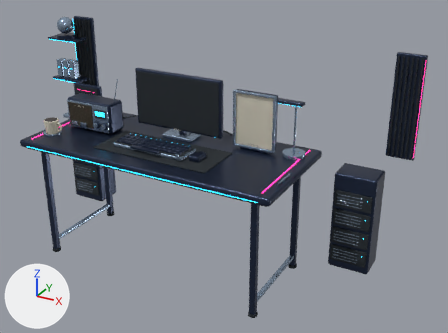
Two versions of the glTF model public/desk/models/variants/desk-neon.glb, one commit apart.
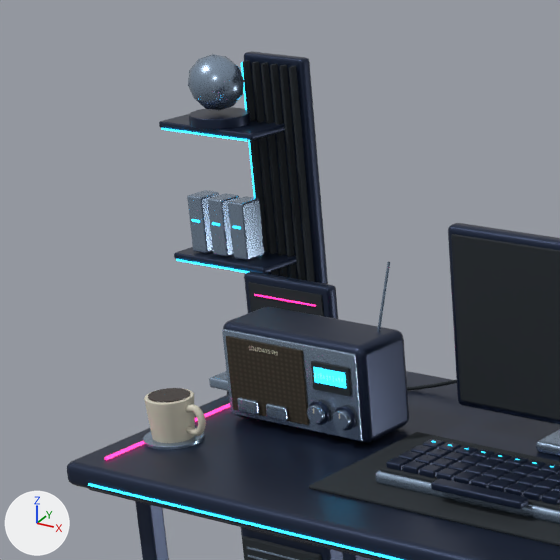
Each version appears first whole from a camera (50 mm lens) standing at (12.47, -14.93, 10.37) and looking at (1.31, 5.35, 0.23), and next in a close-up on the part from 0% to 38% of the width and 0% to 51% of the height. Arrows for +X, +Y and +Z are at lower left; the lights stay in place. The first two pictures are the older version. Where no turn or scale is listed for an object, it has been applied to the vertices. Vertices at exactly the same position are counted once.

The first close-up shows 'Accessories__finish', 'Computer__finish', 'Desk__finish', 'NeonKey__finish', 'Radio__finish', 'Scenery__finish'.
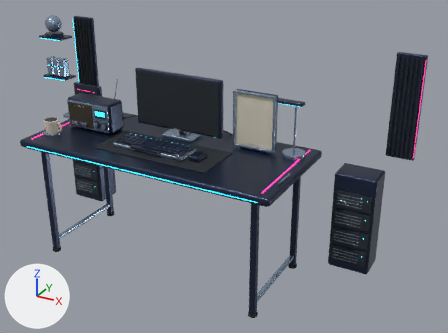
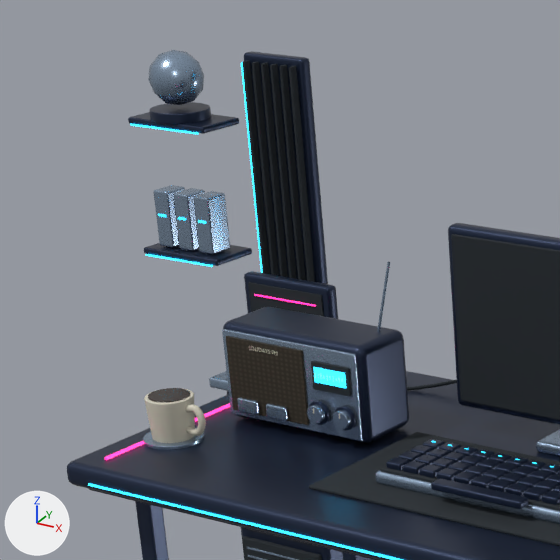
Commit message: fix(desk): separate left furnishings from curtains and desk legs

Patch to the scene script:
```diff
--- a/public/desk/models/variants/desk-neon.glb.py
+++ b/public/desk/models/variants/desk-neon.glb.py
@@ me_cube_165 @@
 # used by ob_scenery__finish; location = (-8.13, 7.8, 3.0)
-me_cube_165.from_pydata(...)  # 7058 vertices, 13760 faces; spans x -1.1..16.4, y -2.1..0.2, z -6.4..2.1
+me_cube_165.from_pydata(...)  # 7058 vertices, 13760 faces; spans x -1.7..16.4, y -2.1..0.2, z -6.4..2.1
+# me_cube_165 part 1: the loose piece of 56 vertices spanning x -0.9..-0.6, y -0.6..-0.2, z -0.8..0.0 is moved by (-0.7, 0.0, 0.0)
+# me_cube_165 part 2: the loose piece of 56 vertices spanning x -0.5..-0.2, y -0.6..-0.2, z -0.8..0.0 is moved by (-0.7, 0.0, 0.0)
+# me_cube_165 part 3: the loose piece of 56 vertices spanning x -0.1..0.2, y -0.6..-0.2, z -0.8..0.0 is moved by (-0.7, 0.0, 0.0)
+# me_cube_165 part 4: the loose piece of 42 vertices spanning x -0.7..0.1, y -0.8..0.0, z 1.3..2.1 is moved by (-0.7, 0.0, 0.0)
+# me_cube_165 part 5: the loose piece of 56 vertices spanning x -1.1..0.6, y -0.7..0.1, z -1.0..-0.9 is scaled about its middle by (0.825, 1, 1), then moved by (-0.7, 0.0, 0.0)
+# me_cube_165 part 6: the loose piece of 56 vertices spanning x -1.1..0.6, y -0.7..0.1, z 1.0..1.1 is scaled about its middle by (0.825, 1, 1), then moved by (-0.7, 0.0, 0.0)
+# me_cube_165 part 7: the loose piece of 288 vertices spanning x -0.7..0.2, y -0.8..0.1, z 1.1..1.2 is moved by (-0.8, 0.0, 0.0)
+# me_cube_165 part 8: the loose piece of 56 vertices spanning x -1.1..0.5, y -0.7, z -1.0..-0.9 is scaled about its middle by (0.812, 1, 1), then moved by (-0.8, 0.0, 0.0)
+# me_cube_165 part 9: the loose piece of 56 vertices spanning x -1.1..0.5, y -0.7, z 1.0 is scaled about its middle by (0.812, 1, 1), then moved by (-0.8, 0.0, 0.0)
+# me_cube_165 part 10: the loose piece of 56 vertices spanning x 0.0..0.1, y -0.6, z -0.4..-0.3 is moved by (-0.7, 0.0, 0.0)
+# other edits to the shape of me_cube_165 do not show in these pictures
 me_cube_165.materials.append(mat_desk___soft_graphite)
```

Where the change shows, as pixel boxes [x1, y1, x2, y2] in the close-ups (560 x 560 px; the box of a moved part takes in the faces that stretch with it):
'Scenery__finish', reshaped: before [159, 51, 374, 560]; after [128, 50, 374, 560]
part 1 of me_cube_165, moved or reshaped: before [187, 190, 219, 253]; after [154, 185, 185, 248]
part 2 of me_cube_165, moved or reshaped: before [208, 193, 239, 257]; after [173, 188, 205, 251]
part 3 of me_cube_165, moved or reshaped: before [228, 196, 265, 260]; after [193, 191, 230, 254]
part 4 of me_cube_165, moved or reshaped: before [188, 54, 244, 111]; after [148, 50, 204, 105]
part 5 of me_cube_165, moved or reshaped: before [174, 247, 297, 274]; after [144, 243, 252, 266]
part 6 of me_cube_165, moved or reshaped: before [159, 114, 285, 140]; after [128, 112, 239, 134]
part 7 of me_cube_165, moved or reshaped: before [189, 107, 251, 130]; after [149, 102, 211, 124]
part 8 of me_cube_165, moved or reshaped: before [176, 259, 249, 273]; after [146, 254, 213, 267]
part 9 of me_cube_165, moved or reshaped: before [161, 128, 247, 141]; after [130, 124, 199, 135]
part 10 of me_cube_165, moved or reshaped: before [232, 226, 241, 229]; after [198, 220, 206, 224]
